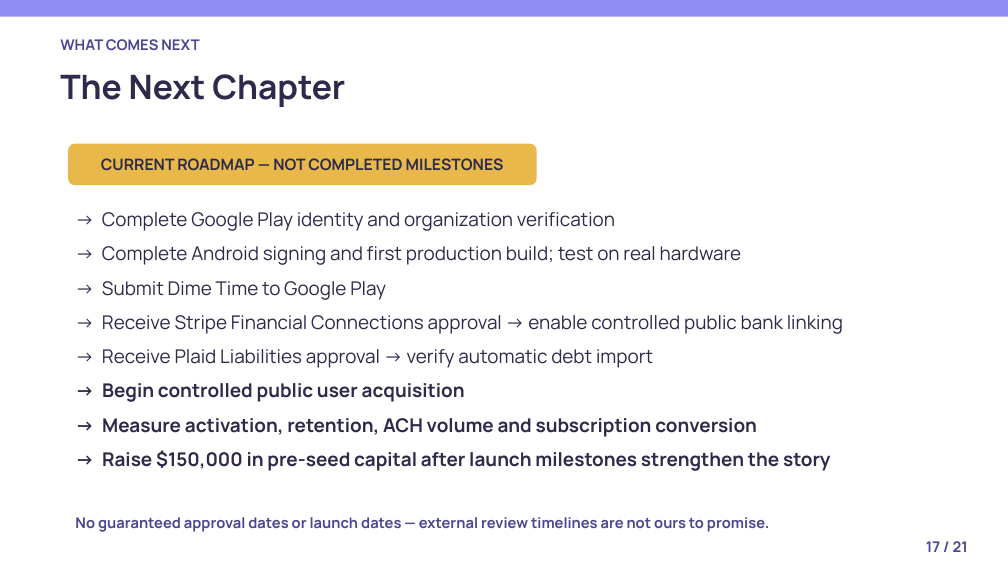
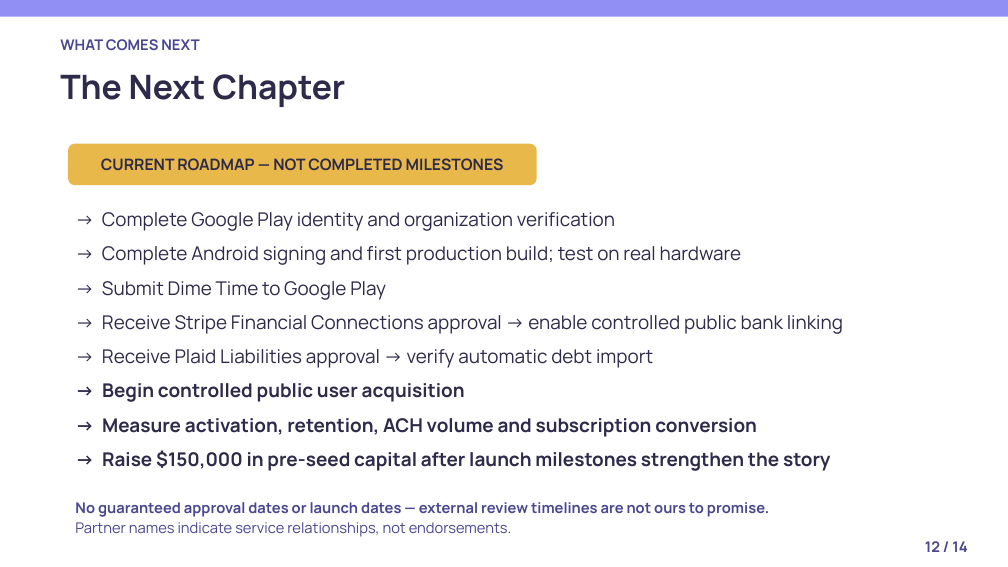
Before and after one commit to Dime-Time/Dime-Time-Technologies, a slide deck: slide 12 of attached_assets/university-deck-slides/dime-time-university-founder-journey.pptx (slide 17 before the commit). Drawn at 1008x567 pixels with LibreOffice and Linux fonts; fonts in the diff are those of the drawing. Boxes give left, top, right and bottom in pixels: in the first picture for what was removed or moved away, otherwise in the second. Text is boxed around its words. In the diff, an @@ line names an element or a change of style, - is before the commit and + after.

```diff
--- a/attached_assets/university-deck-slides/dime-time-university-founder-journey.pptx
+++ b/attached_assets/university-deck-slides/dime-time-university-founder-journey.pptx
@@ text "No guaranteed approval dates or ...": place and size @@
-text "No guaranteed approval dates or ..." at [75,517,769,532]
+text "No guaranteed approval dates or ..." at [75,502,769,537]
@@ text at [75,502,769,517]: less space between paragraphs @@
@@ text at [75,522,512,537]: paragraph added @@
+Partner names indicate service relationships, not endorsements.
@@ text at [925,541,967,552]: text changed @@
-17 / 21
+12 / 14
```
Also in this commit, not shown: 13 other slides changed, 7 slides removed, 6 other files.
